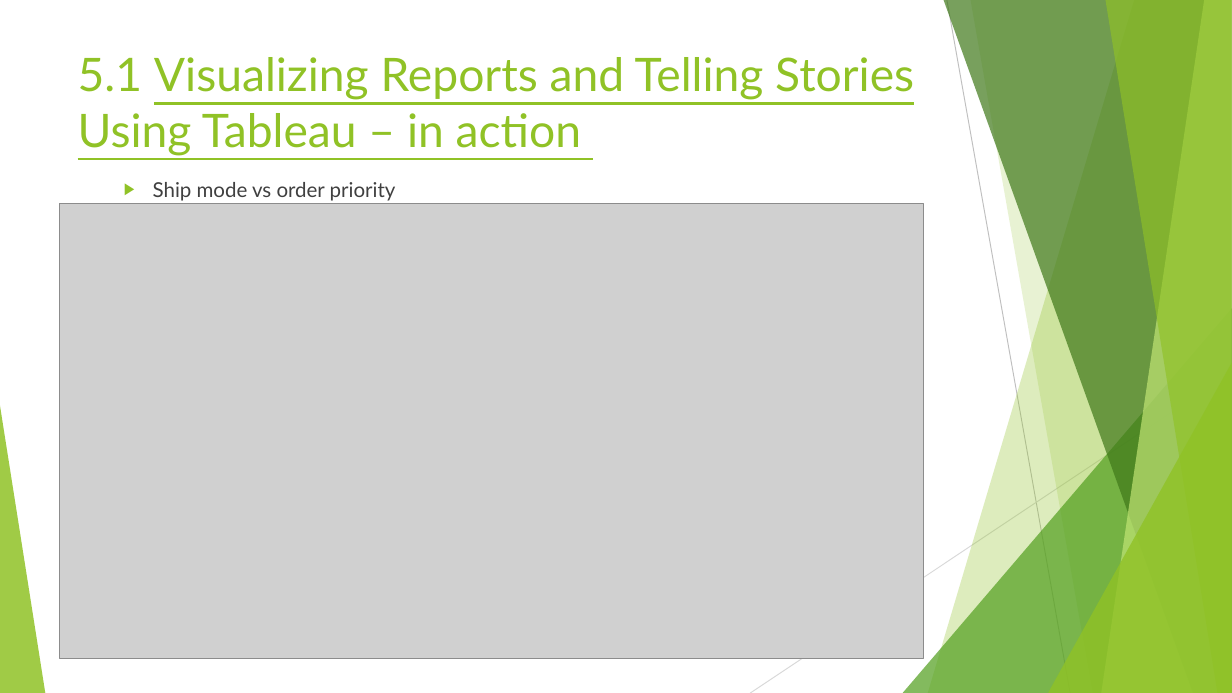
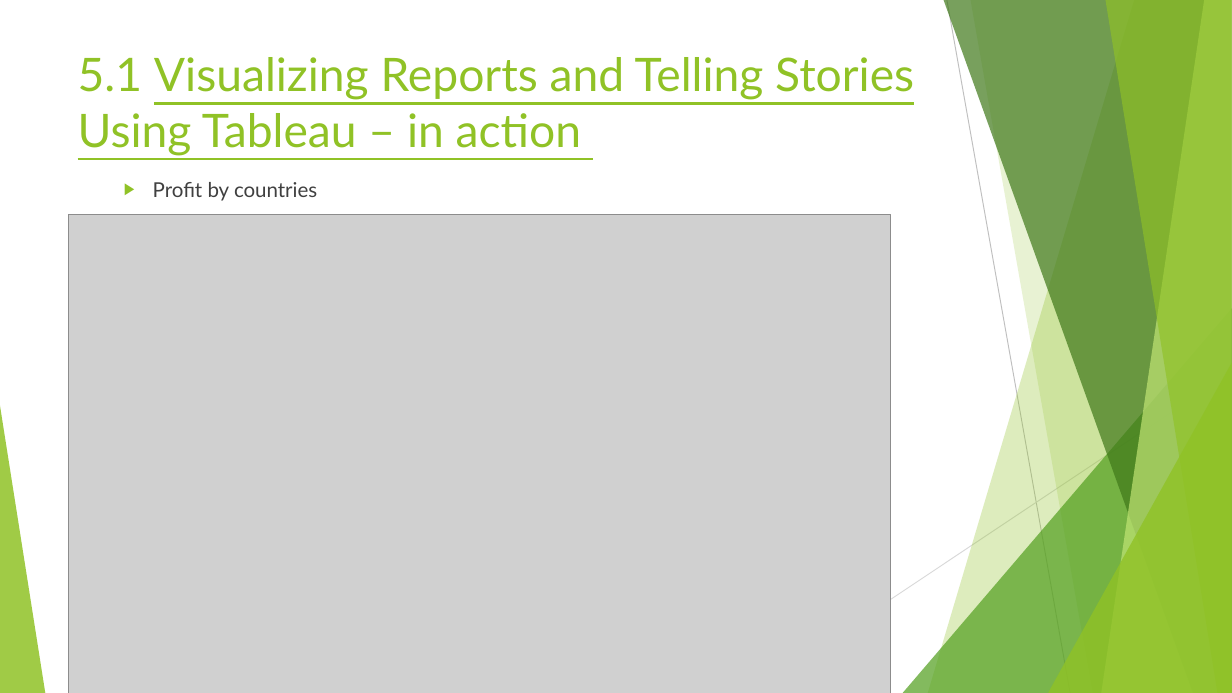
Before and after one commit to rubadhanaraj/Final_project, a slide deck: slide 14 of Project details.pptx (slide 13 before the commit). Drawn at 1232x693 pixels with LibreOffice and Linux fonts; fonts in the diff are those of the drawing; grey boxes stand for pictures. Boxes give left, top, right and bottom in pixels: in the first picture for what was removed or moved away, otherwise in the second. Text is boxed around its words. In the diff, an @@ line names an element or a change of style, - is before the commit and + after.

```diff
--- a/Project details.pptx
+++ b/Project details.pptx
@@ text at box(153, 182, 317, 201): text changed @@
-  ▶ Ship mode vs order priority
+  ▶ Profit by countries
@@ picture: place and size @@
-picture at box(60, 204, 923, 659)
+picture at box(68, 214, 891, 693)
```
Also in this commit, not shown: 15 other slides changed, 2 slides added.
